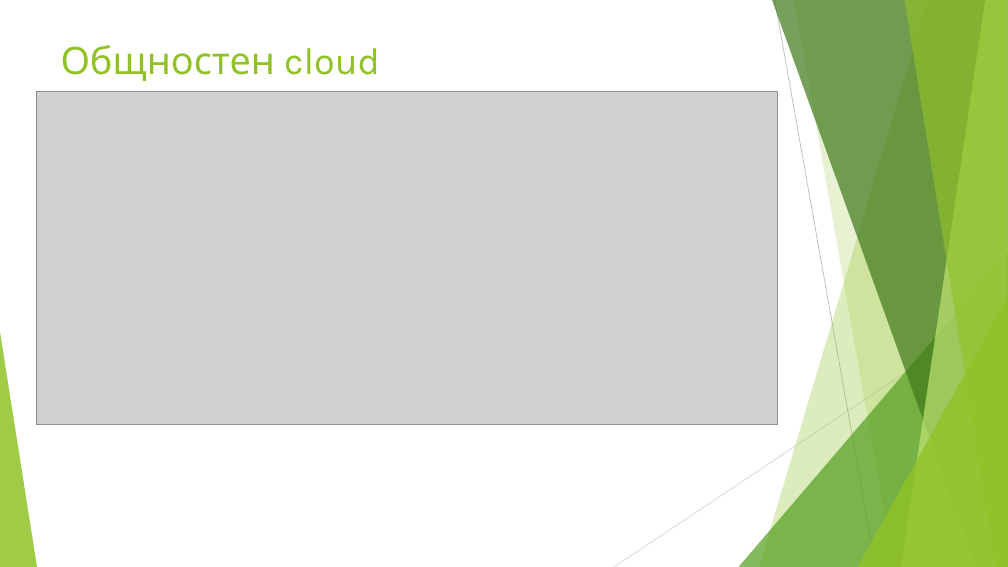
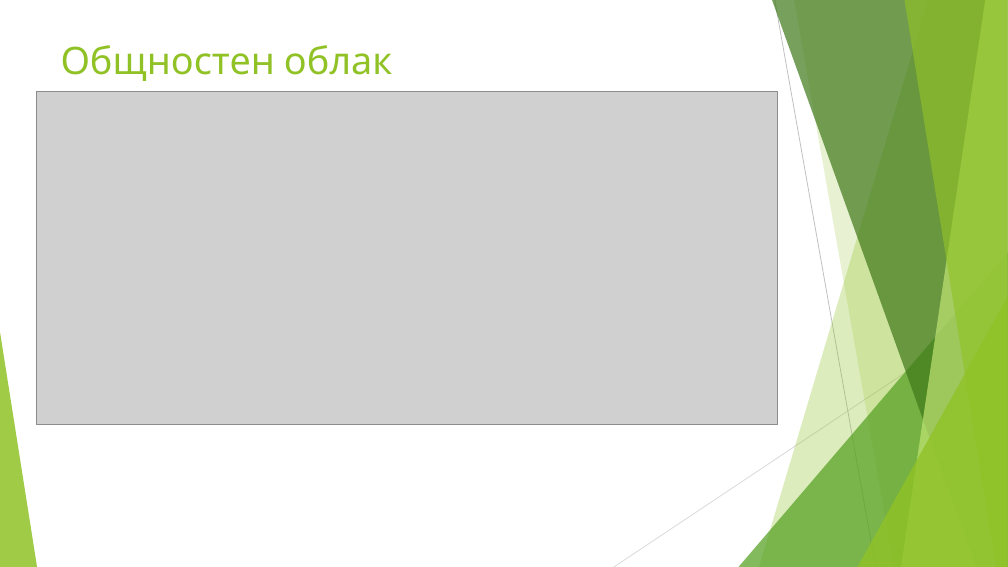
Before and after one commit to enchobelezirev/CloudComputing, a slide deck: slide 22 of CLOUD COMPUTING.pptx. Drawn at 1008x567 pixels with LibreOffice and Linux fonts; fonts in the diff are those of the drawing; grey boxes stand for pictures. Boxes give left, top, right and bottom in pixels: in the first picture for what was removed or moved away, otherwise in the second. Text is boxed around its words. In the diff, an @@ line names an element or a change of style, - is before the commit and + after.

```diff
--- a/CLOUD COMPUTING.pptx
+++ b/CLOUD COMPUTING.pptx
@@ text at <box>61,45,393,81</box>: text changed @@
-Общностен cloud
+Общностен облак
```
Also in this commit, not shown: 9 other slides changed, 5 other files.
